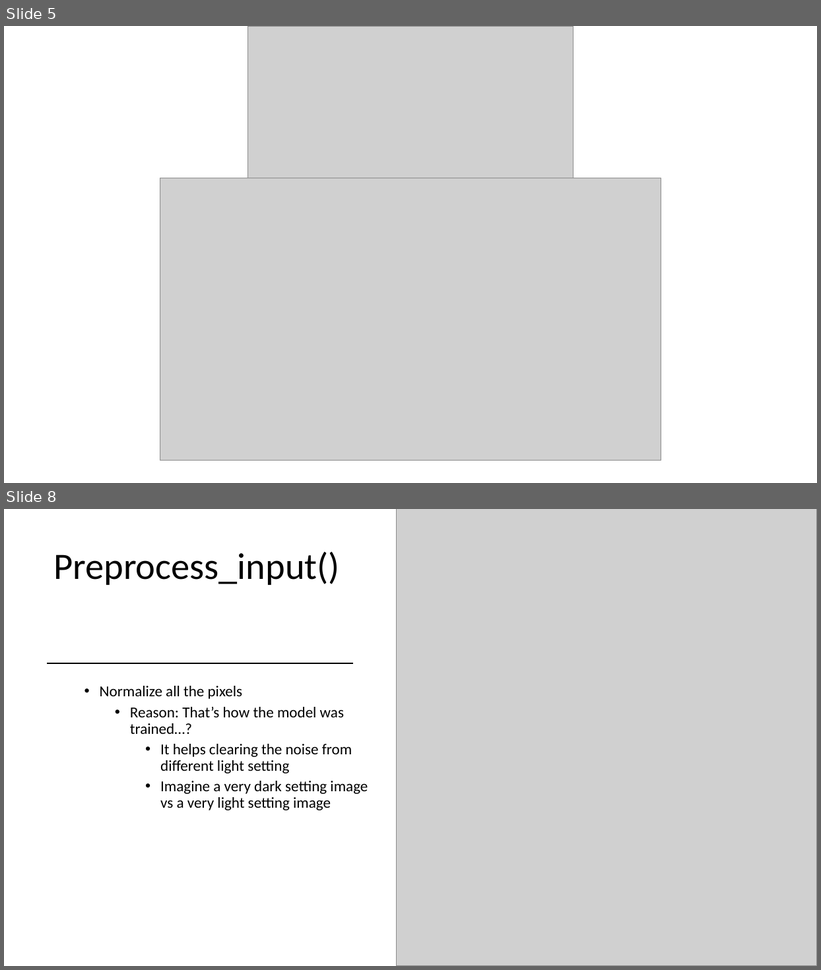
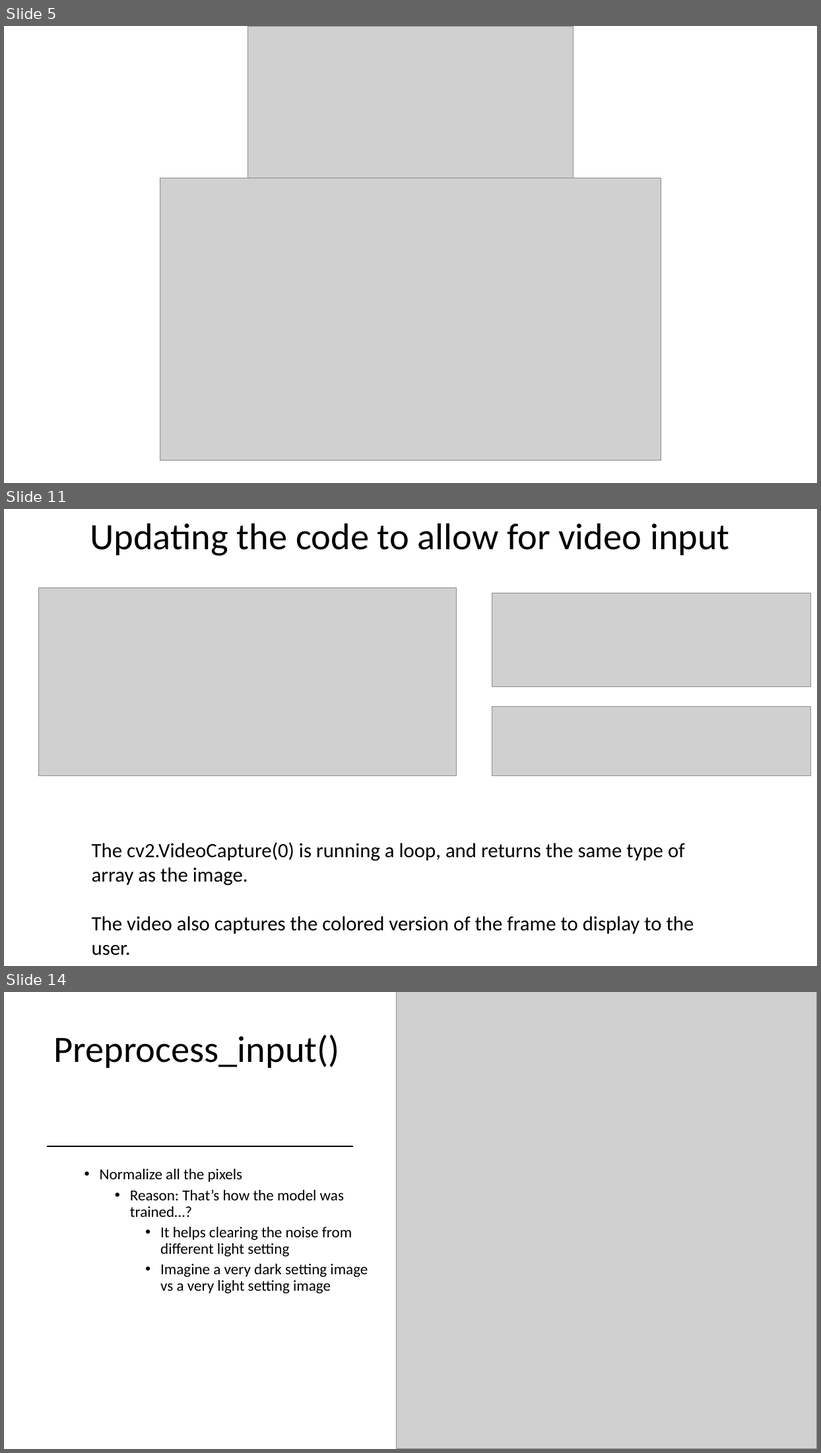
Before and after one commit to Donthave1/goodgamegang, a slide deck: GGG PPT.pptx. Shown one above the other, each under a label of ours: slides 5 and 8 before the commit, slides 5, 11 and 14 after it; the slides between them are not shown. The pictures are 821x970 and 821x1453 pixels, drawn with LibreOffice and Linux fonts; fonts in the diff are those of the drawing; grey boxes stand for pictures. Boxes give left, top, right and bottom in pixels: in the first picture for what was removed or moved away, otherwise in the second. Text is boxed around its words. In the diff, an @@ line names an element or a change of style, - is before the commit and + after.

```diff
--- a/GGG PPT.pptx
+++ b/GGG PPT.pptx
@@ slide 11 added at [4,509,817,966], background #FFFFFF @@
@@ title added at [90,523,730,556], 44 pt, text #000000 @@
+Updating the code to allow for video input
@@ picture added at [39,588,457,776] @@
@@ picture added at [492,593,811,687] @@
@@ picture added at [492,706,811,776] @@
@@ text added at [92,842,694,956], 24 pt, text #000000 @@
+The cv2.VideoCapture(0) is running a loop, and returns the same type of array as the image.
+The video also captures the colored version of the frame to display to the user.
@@ what was slide 8 is now slide 14 @@
```
Also in this commit, not shown: 7 other slides added, 2 slides removed.
